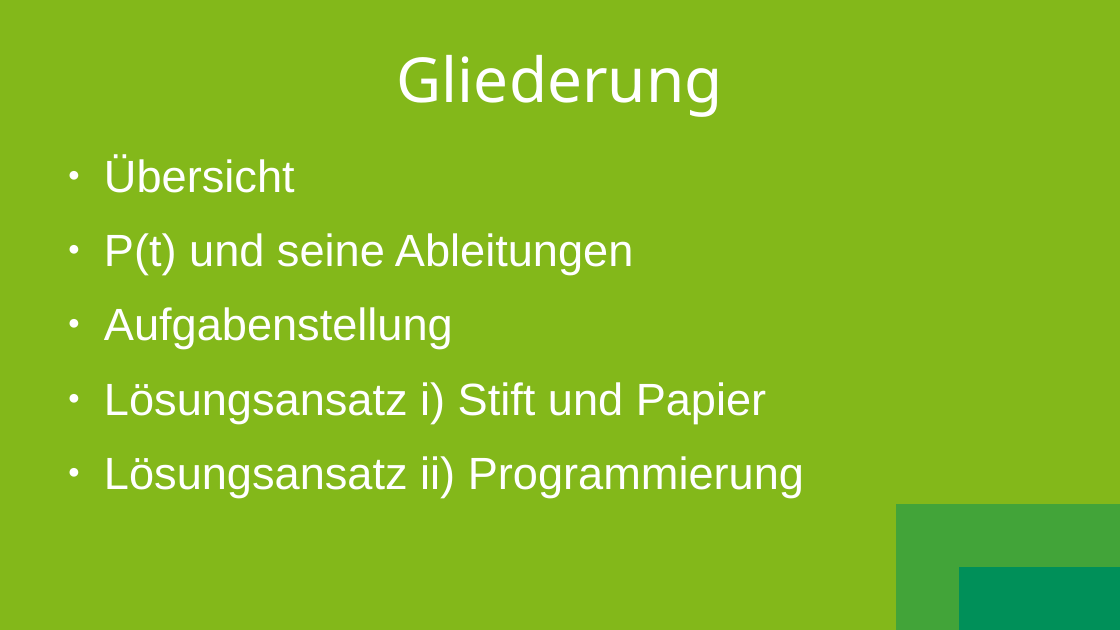
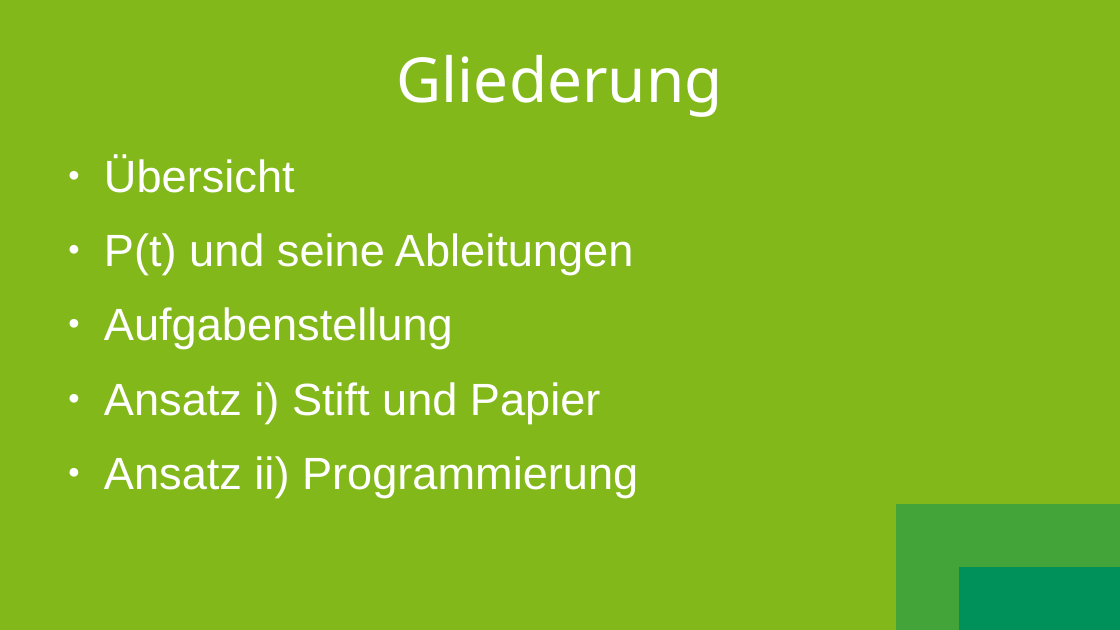
Before and after one commit to SootDan/LanchesterModell, a slide deck: slide 2 of Prasentation.odp. Drawn at 1120x630 pixels with LibreOffice and Linux fonts; fonts in the diff are those of the drawing. Boxes give left, top, right and bottom in pixels: in the first picture for what was removed or moved away, otherwise in the second. Text is boxed around its words. In the diff, an @@ line names an element or a change of style, - is before the commit and + after.

```diff
--- a/Prasentation.odp
+++ b/Prasentation.odp
@@ text at [104, 382, 638, 497]: text changed @@
-● Lösungsansatz i) Stift und Papier
-● Lösungsansatz ii) Programmierung
+● Ansatz i) Stift und Papier
+● Ansatz ii) Programmierung
```
Also in this commit, not shown: 1 other slide changed, 3 slides added, 6 other files.
